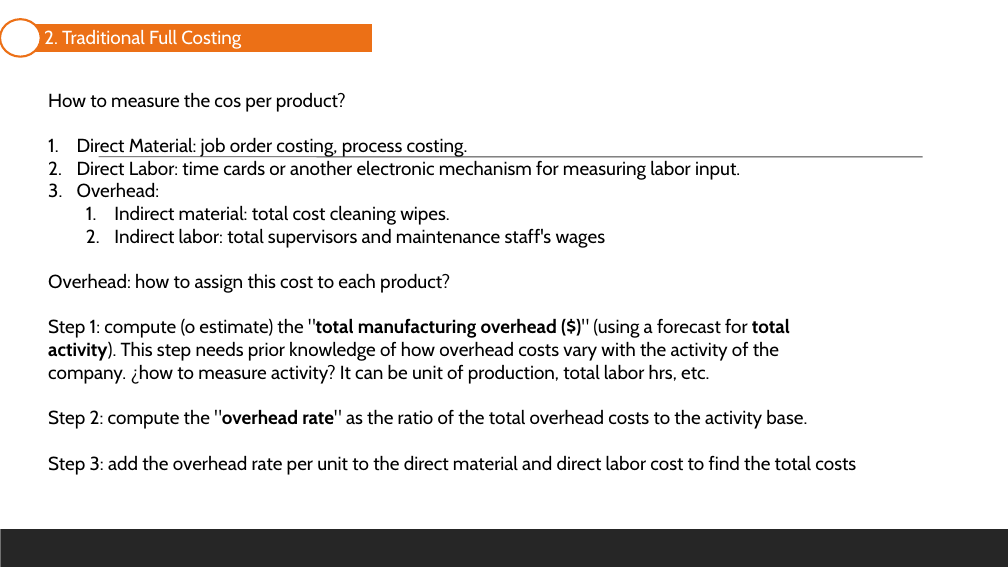
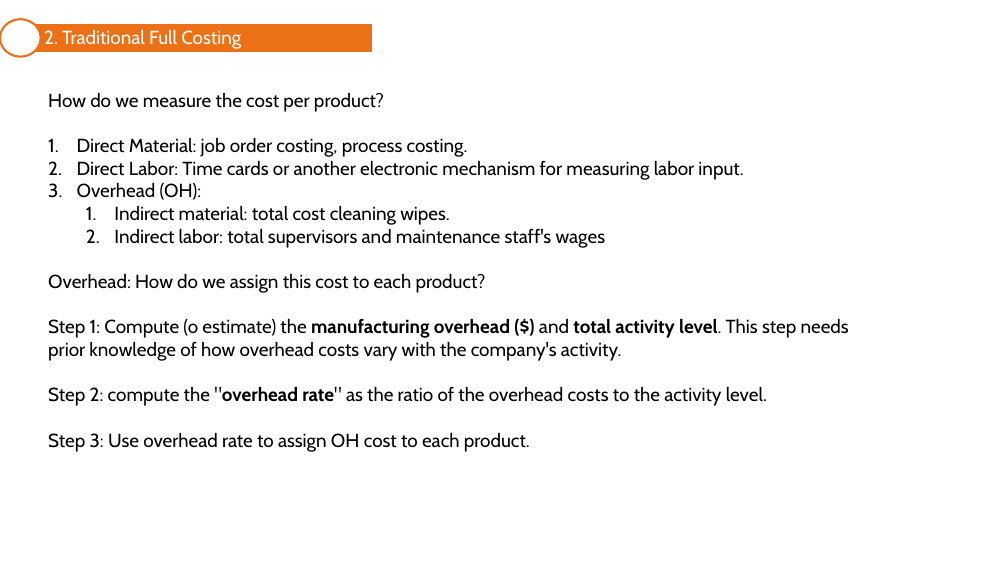
Before and after one commit to mortizm1988/lecture_financial_statements_analysis, a slide deck: slide 15 of topic_7_cost_accounting.pptx (slide 13 before the commit). Drawn at 1008x567 pixels with LibreOffice and Linux fonts; fonts in the diff are those of the drawing. Boxes give left, top, right and bottom in pixels: in the first picture for what was removed or moved away, otherwise in the second. Text is boxed around its words. In the diff, an @@ line names an element or a change of style, - is before the commit and + after.

```diff
--- a/topic_7_cost_accounting.pptx
+++ b/topic_7_cost_accounting.pptx
@@ text at box(48, 92, 384, 112): text changed @@
-How to measure the cos per product?
+How do we measure the cost per product?
@@ text at box(77, 160, 743, 200): text changed @@
-2. Direct Labor: time cards or another electronic mechanism for measuring labor input.
-3. Overhead:
+2. Direct Labor: Time cards or another electronic mechanism for measuring labor input.
+3. Overhead (OH):
@@ line removed from (99, 157) to (923, 157) @@
@@ text at box(48, 273, 849, 452): text changed @@
-Overhead: how to assign this cost to each product?
-Step 1: compute (o estimate) the "total manufacturing overhead ($)" (using a forecast for total activity). This step needs prior knowledge of how overhead costs vary with the activity of the company. ¿how to measure activity? It can be unit of production, total labor hrs, etc.
-Step 2: compute the "overhead rate" as the ratio of the total overhead costs to the activity base.
-Step 3: add the overhead rate per unit to the direct material and direct labor cost to find the total costs
+Overhead: How do we assign this cost to each product?
+Step 1: Compute (o estimate) the manufacturing overhead ($) and total activity level. This step needs prior knowledge of how overhead costs vary with the company's activity.
+Step 2: compute the "overhead rate" as the ratio of the overhead costs to the activity level.
+Step 3: Use overhead rate to assign OH cost to each product.
@@ rectangle removed at box(0, 529, 1008, 567) @@
```
Also in this commit, not shown: 30 other slides changed, 4 slides added, 3 slides removed, 15 other files.
